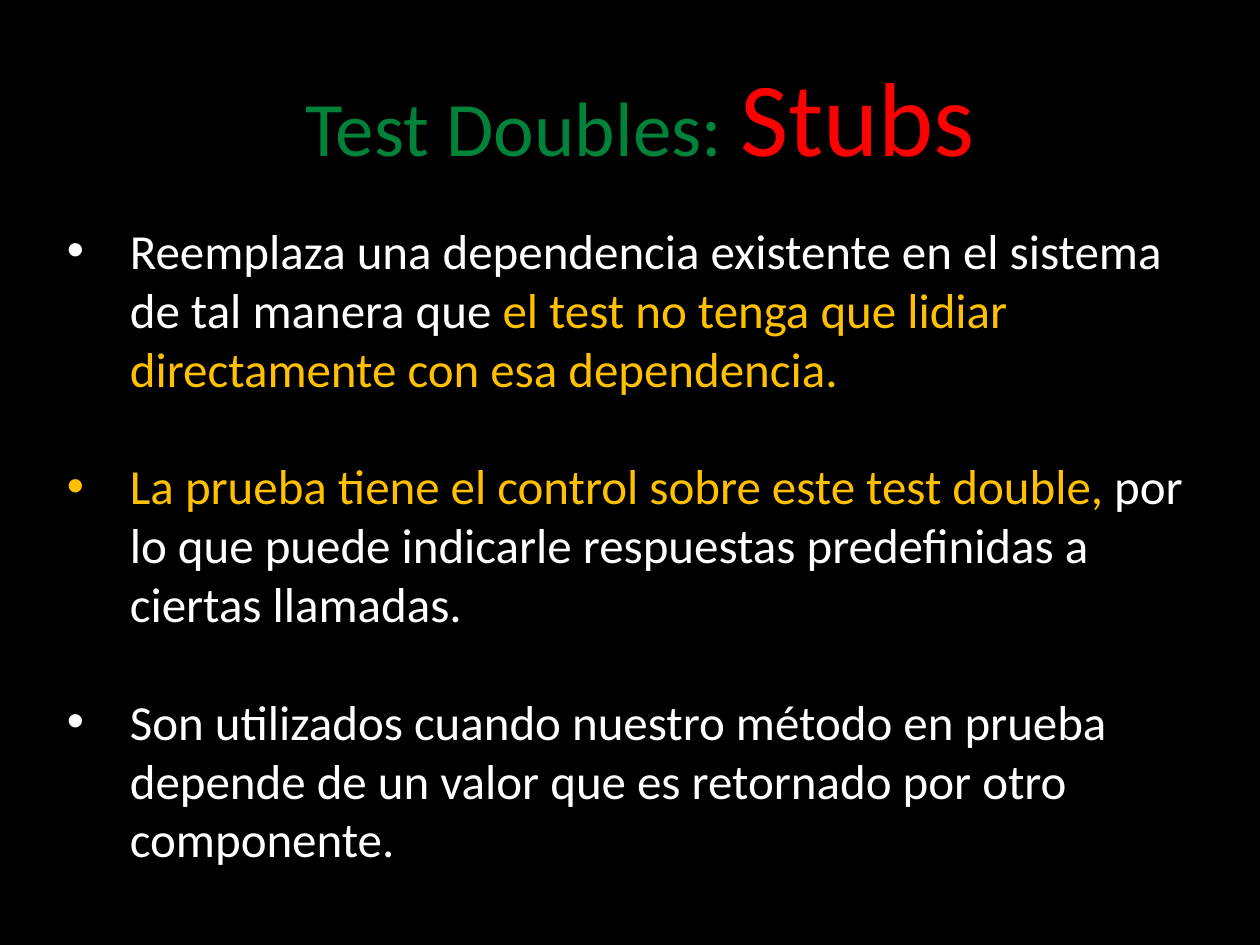
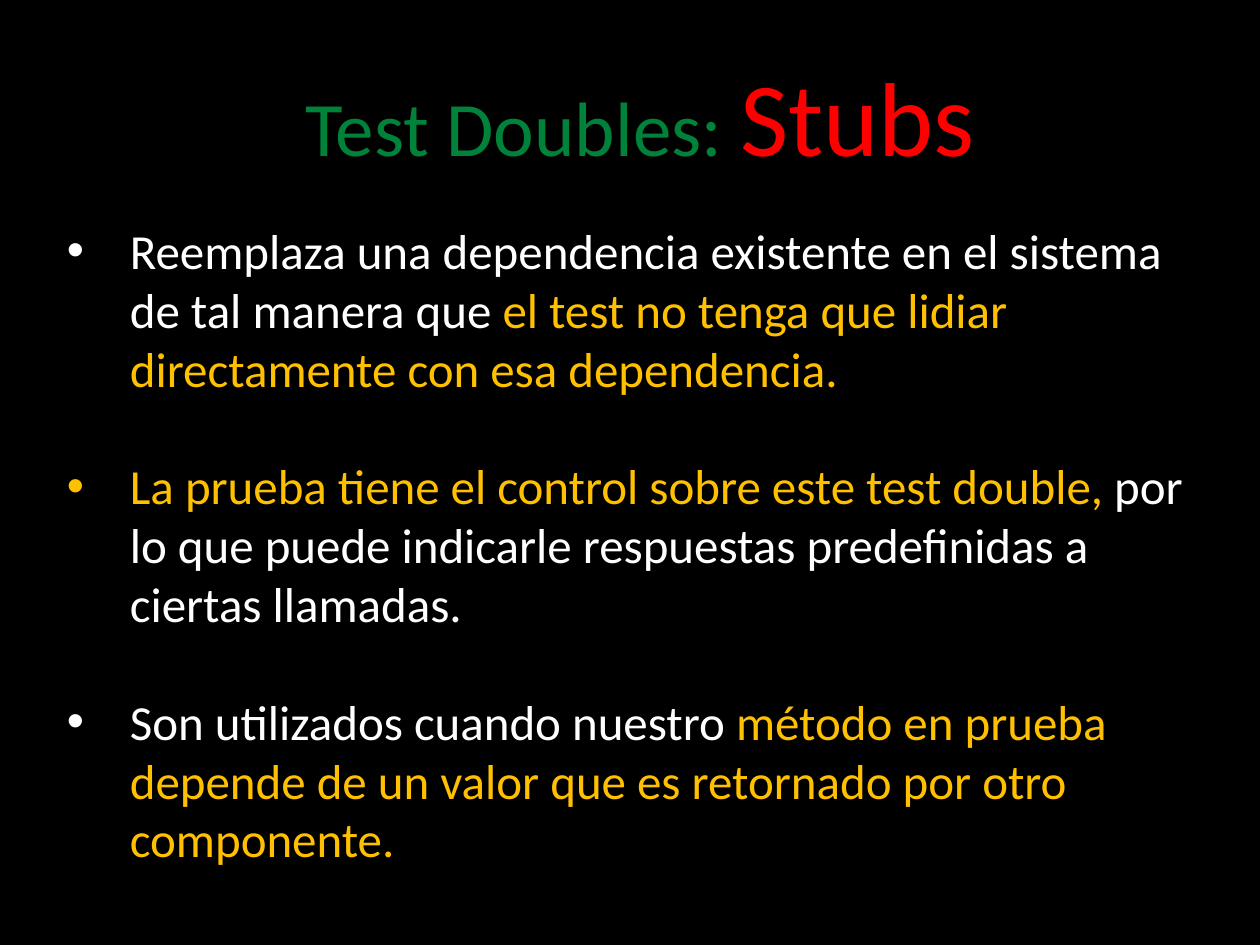
Before and after one commit to angelnunezsalazar/Test-Automation-Java, a slide deck: slide 19 of Diapositivas/2. Test Doubles.pptx. Drawn at 1260x945 pixels with LibreOffice and Linux fonts; fonts in the diff are those of the drawing; background and template pictures are left out. Boxes give left, top, right and bottom in pixels: in the first picture for what was removed or moved away, otherwise in the second. Text is boxed around its words. In the diff, an @@ line names an element or a change of style, - is before the commit and + after.

```diff
--- a/Diapositivas/2. Test Doubles.pptx
+++ b/Diapositivas/2. Test Doubles.pptx
@@ text at [130,706,1107,865]: text colour #FFFFFF to #FFC000 in "método en prueba depende de un valor ..." @@
```
Also in this commit, not shown: 5 other slides changed, 21 other files.
